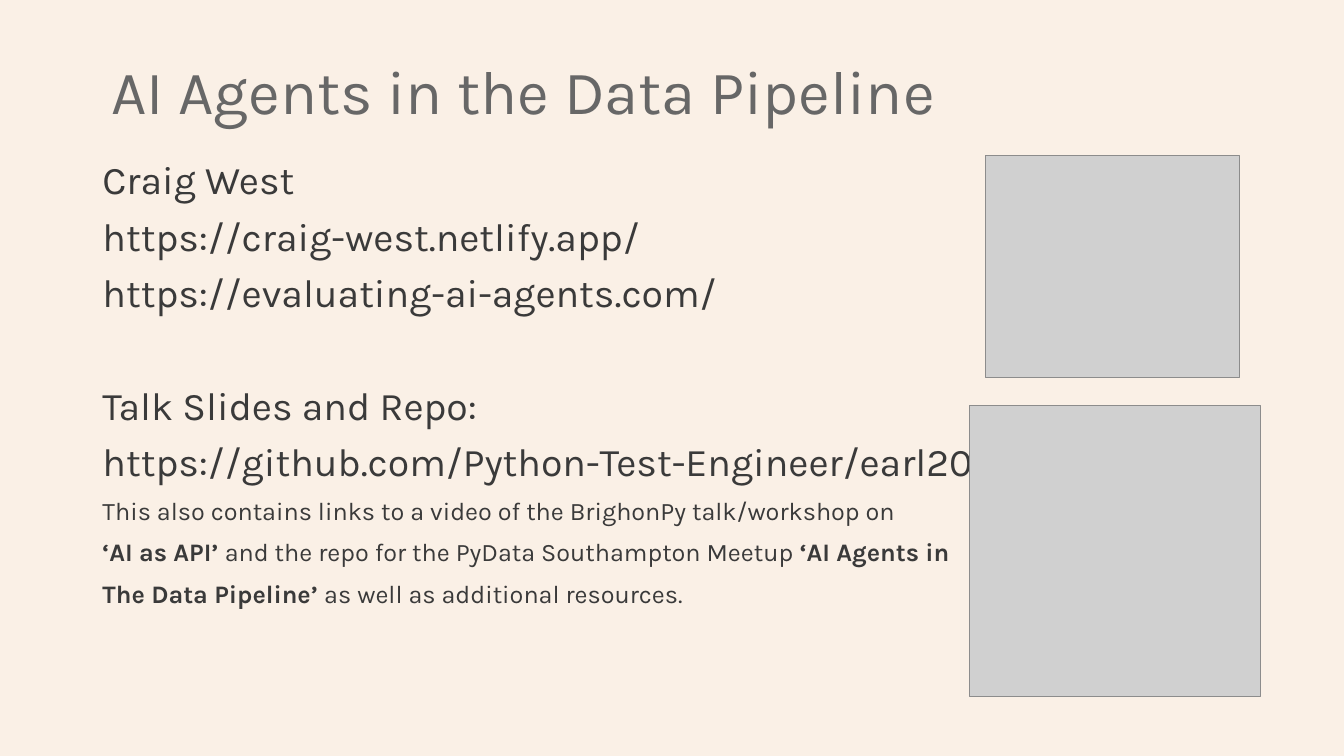
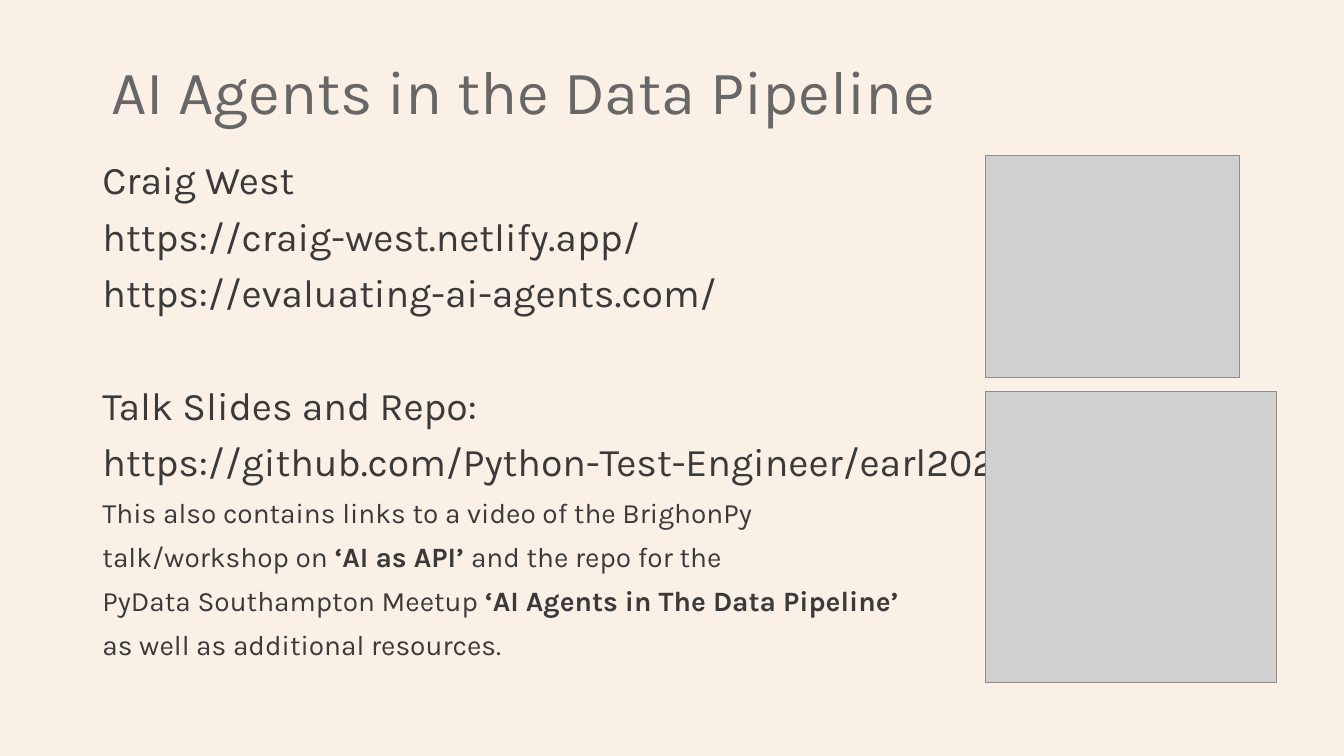
Before and after one commit to Python-Test-Engineer/earl2025, a slide deck: slide 1 of AI_Agents_in_the_Data_Pipeline.pptx. Drawn at 1344x756 pixels with LibreOffice and Linux fonts; fonts in the diff are those of the drawing; grey boxes stand for pictures. Boxes give left, top, right and bottom in pixels: in the first picture for what was removed or moved away, otherwise in the second. Text is boxed around its words. In the diff, an @@ line names an element or a change of style, - is before the commit and + after.

```diff
--- a/AI_Agents_in_the_Data_Pipeline.pptx
+++ b/AI_Agents_in_the_Data_Pipeline.pptx
@@ picture: place and size @@
-picture at [970,405,1261,697]
+picture at [985,391,1276,683]
@@ text at [102,503,898,656]: text changed; size 18 to 20 pt @@
-This also contains links to a video of the BrighonPy talk/workshop on
-‘AI as API’ and the repo for the PyData Southampton Meetup ‘AI Agents in
-The Data Pipeline’ as well as additional resources.
+This also contains links to a video of the BrighonPy
+talk/workshop on ‘AI as API’ and the repo for the
+PyData Southampton Meetup ‘AI Agents in The Data Pipeline’
+as well as additional resources.
```
Also in this commit, not shown: 7 other slides changed, 2 slides added, 1 slide removed, 7 other files.
